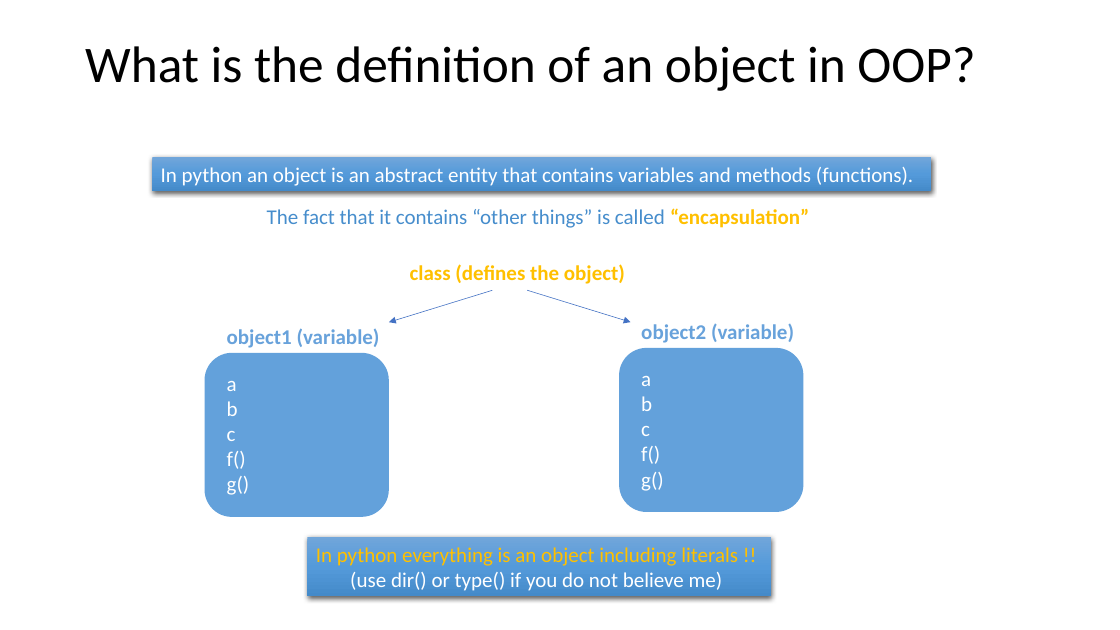
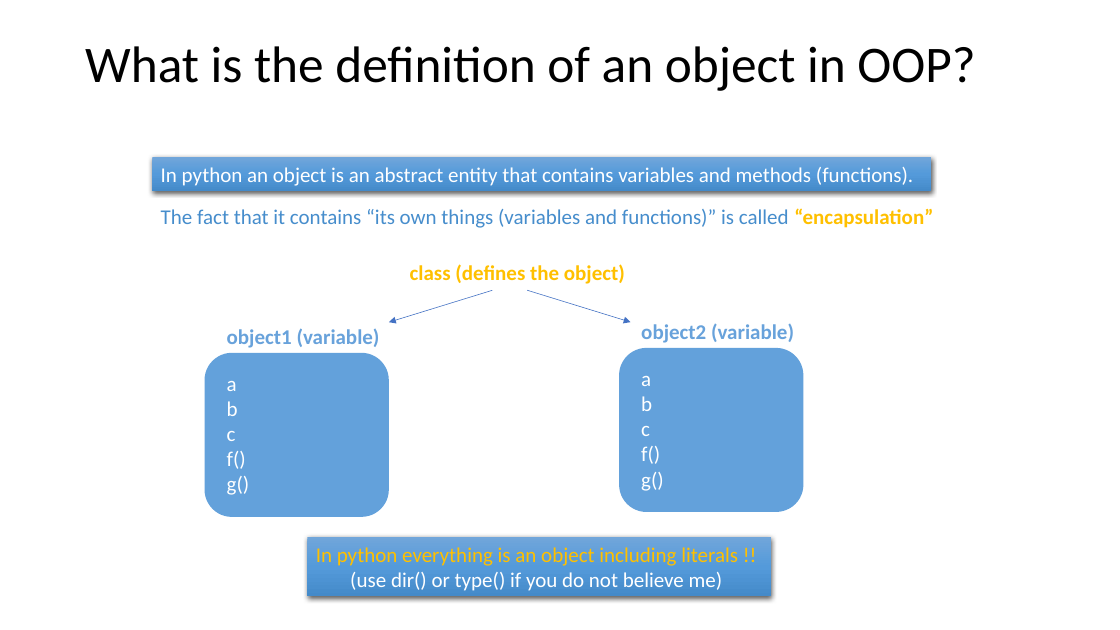
Before and after one commit to PierFF/OOP-INSA-Toulouse, a slide deck: slide 8 of OOP-Programming.pptx. Drawn at 1120x630 pixels with LibreOffice and Linux fonts; fonts in the diff are those of the drawing. Boxes give left, top, right and bottom in pixels: in the first picture for what was removed or moved away, otherwise in the second. Text is boxed around its words. In the diff, an @@ line names an element or a change of style, - is before the commit and + after.

```diff
--- a/OOP-Programming.pptx
+++ b/OOP-Programming.pptx
@@ text at <box>161,208,933,228</box>: text changed @@
-The fact that it contains “other things” is called “encapsulation”
+The fact that it contains “its own things (variables and functions)” is called “encapsulation”
```
Also in this commit, not shown: 1 other slide changed, 3 slides added, 1 other file.
